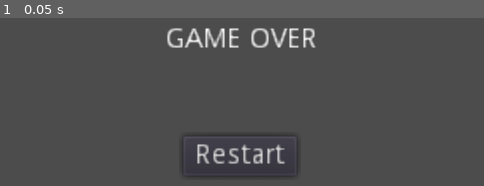
Above: before the commit, frame 1.
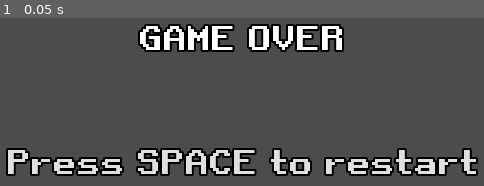
Above: after the commit, the same moment.

Repository: kylehorton33/topDownRPG
Game: Godot game, scene res://src/GameOver.tscn
Two runs of this game, one before a commit and one after it. Both use one fixed random seed, a clock stepped at 60 frames per second and the inputs below. This scene is started directly instead of the project's main scene.
Inputs:
- Up to frame 1 (0.05 s): no input

The runs differ from the first frame. In frame 1, 16% of the frame differs, in the area x 1-99%, y 3-95%.

Commit message:
button functional, pixelated font

Diff:
--- /dev/null
+++ b/assets/retro_gaming.tres
@@ -0,0 +1,8 @@
+[gd_resource type="DynamicFont" load_steps=2 format=2]
+
+[ext_resource path="res://assets/Retro Gaming.ttf" type="DynamicFontData" id=1]
+
+[resource]
+outline_size = 1
+outline_color = Color( 0, 0, 0, 1 )
+font_data = ExtResource( 1 )
--- a/src/GameOver.gd
+++ b/src/GameOver.gd
@@ -2,4 +2,4 @@
 
 
 func _on_Button_pressed():
-	get_tree().reload_current_scene()
+	var _reload_error = get_tree().reload_current_scene()
--- a/src/GameOver.tscn
+++ b/src/GameOver.tscn
@@ -1,6 +1,16 @@
-[gd_scene load_steps=2 format=2]
+[gd_scene load_steps=6 format=2]
 
 [ext_resource path="res://src/GameOver.gd" type="Script" id=1]
+[ext_resource path="res://assets/retro_gaming.tres" type="DynamicFont" id=2]
+
+[sub_resource type="Theme" id=3]
+default_font = ExtResource( 2 )
+
+[sub_resource type="InputEventAction" id=1]
+action = "attack"
+
+[sub_resource type="ShortCut" id=2]
+shortcut = SubResource( 1 )
 
 [node name="GameOver" type="CanvasLayer"]
 script = ExtResource( 1 )
@@ -14,23 +24,26 @@
 margin_top = -90.0
 margin_right = 160.0
 margin_bottom = 90.0
+theme = SubResource( 3 )
 
 [node name="Label" type="Label" parent="VBoxContainer"]
-margin_left = 122.0
-margin_top = 37.0
-margin_right = 198.0
-margin_bottom = 51.0
+margin_left = 107.0
+margin_top = 33.0
+margin_right = 213.0
+margin_bottom = 54.0
 size_flags_horizontal = 4
 size_flags_vertical = 6
 text = "GAME OVER"
 
 [node name="Button" type="Button" parent="VBoxContainer"]
-margin_left = 131.0
+margin_left = 37.0
 margin_top = 92.0
-margin_right = 188.0
-margin_bottom = 112.0
+margin_right = 283.0
+margin_bottom = 119.0
 size_flags_horizontal = 4
 size_flags_vertical = 2
-text = "Restart"
+shortcut = SubResource( 2 )
+text = "Press SPACE to restart"
+flat = true
 
 [connection signal="pressed" from="VBoxContainer/Button" to="." method="_on_Button_pressed"]
Binary file added: assets/Retro Gaming.ttf
